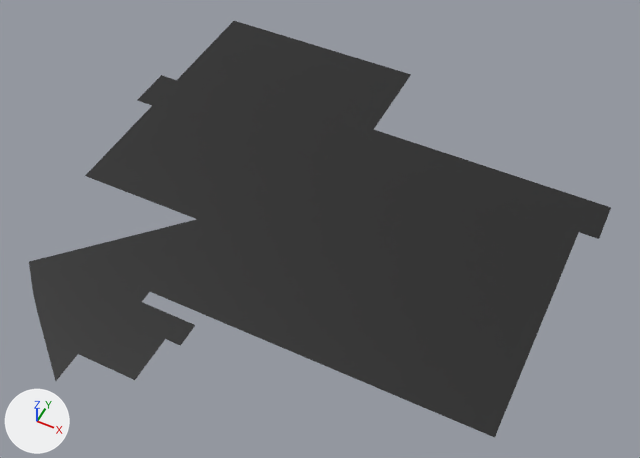
A saved change to the FBX model 3D Models/CarPark/CarPark.fbx.
Camera for both pictures: a 50 mm lens placed at (51.3, -108.9, 125.4), pointed at (0.9, -8.0, -0.7). Every picture has the same lights, and +X, +Y and +Z are marked at lower left. Where no turn or scale is listed for an object, it has been applied to the vertices.
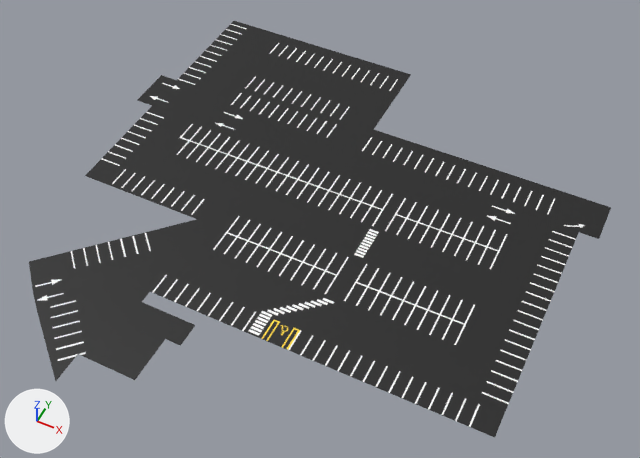
The newer file is also rescaled (x0.951), turned or shifted as a whole; pictures and numbers use the older file's frame.

The change in detail:
Picture 'CarParkTexture.png' (img_carparktexture_png) is new.
In material 'Asphalt' (mat_asphalt), base_color is no longer (0.0122, 0.0122, 0.0122), black #1d1d1d.
In material 'Asphalt' (mat_asphalt), texture is now set to img_carparktexture_png, with its transparency.
me_plane_003 has 50 vertices, 27 faces and spans x -51.2..49.0, y -58.0..42.0, z 0.0..0.1.
me_plane_003 is used by ob_plane; location (0.0, 0.0, 0.0).
me_plane_003 part 1: texture (UV) coordinates of 27 of 27 faces, centred in x -51.2..49.0, y -55.0..42.0, z 0.0..0.1, changed; they spanned u 0.0..0.0, v 0.0..0.0 and now span u 0.01..0.98, v 0.04..0.99.

What differs and where, as boxes (x1, y1, x2, y2) in the pictures (640 x 458 px):
'Plane', surface changed (black to white): (32, 21, 588, 429) in both
part 1 of me_plane_003, surface changed (black to white): (29, 21, 611, 437) in both
